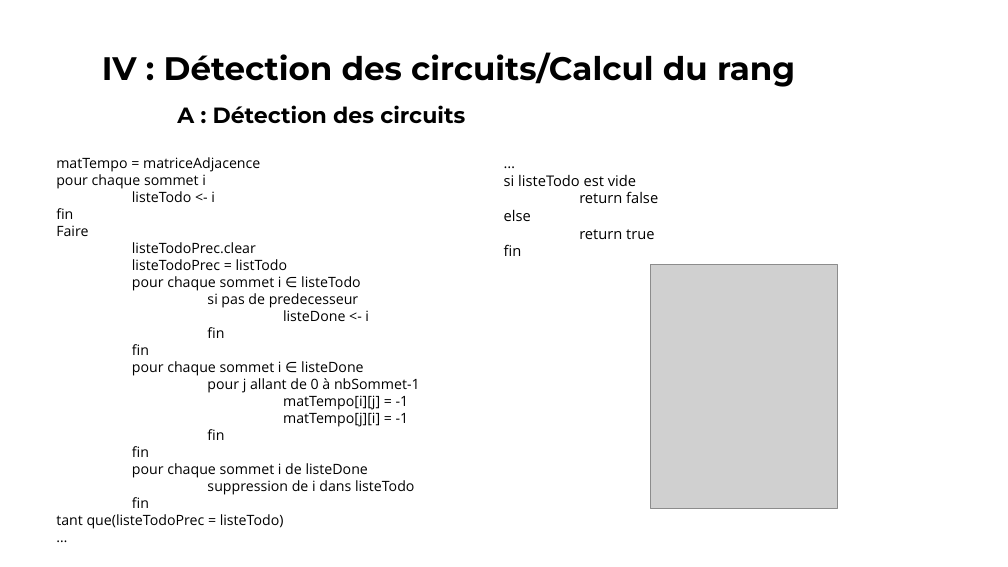
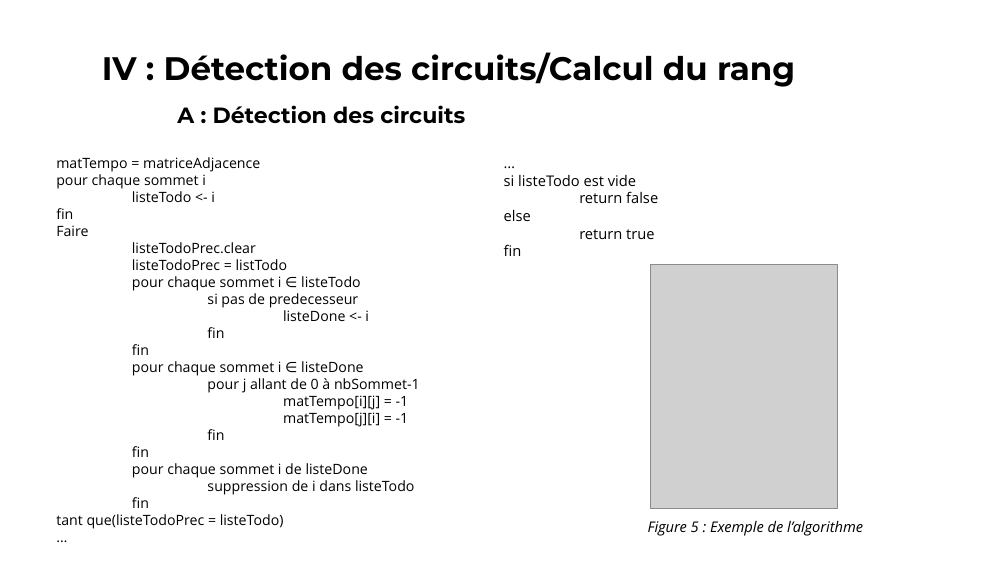
Before and after one commit to vincentdbs/ProjetTheorieDesGraphes, a slide deck: slide 8 of A4_Presentation.pptx. Drawn at 1008x567 pixels with LibreOffice and Linux fonts; fonts in the diff are those of the drawing; grey boxes stand for pictures. Boxes give left, top, right and bottom in pixels: in the first picture for what was removed or moved away, otherwise in the second. Text is boxed around its words. In the diff, an @@ line names an element or a change of style, - is before the commit and + after.

```diff
--- a/A4_Presentation.pptx
+++ b/A4_Presentation.pptx
@@ text added at (648,520,863,536), 28 pt, text #000000, italic @@
+Figure 5 : Exemple de l’algorithme
```
Also in this commit, not shown: 7 other slides changed, 2 slides removed, 2 other files.
